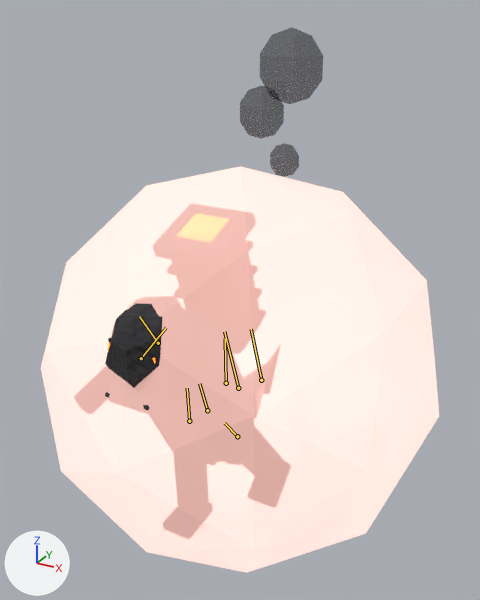
The glTF model public/creatures/flue.glb: old version first, new version second.
Rendered twice from a 50 mm lens placed at (1.021, -1.86, 1.829), pointed at (-0.013, 0.021, 0.888). The axes (+X, +Y, +Z) are drawn at lower left. The lights are the same throughout. The older version comes first. Both versions are drawn at frame 4 of the action 'attack'; the numbers are the values there. The bones that change are drawn over the model as lines.

Objects in the first picture: 'flue_body', 'flue_glow0', 'flue_haze'.
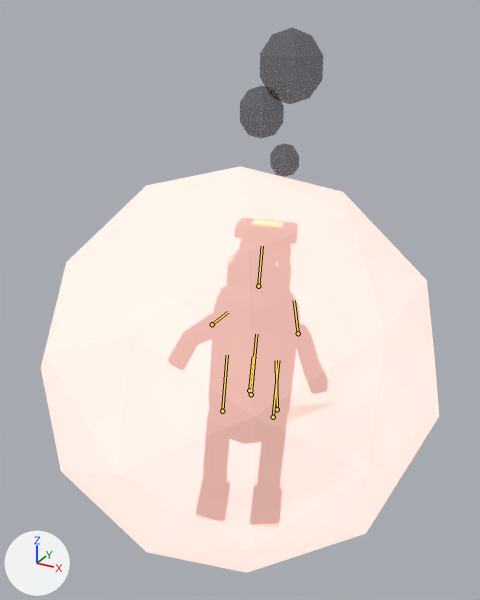
What differs and where, as boxes (x1, y1, x2, y2) in the pictures (480 x 600 px):
'flue_body', posed (23% narrower, 8% shorter): before (74, 203, 291, 540); after (168, 218, 335, 528)
'flue_glow0', posed: before (108, 213, 229, 364); after (230, 219, 283, 266)
bone 'body', root to tip: before (207, 410) to (199, 383); after (249, 390) to (253, 356)
bone 'head', root to tip: before (158, 343) to (139, 316); after (258, 286) to (262, 246)
bone 'tail_0', root to tip: before (238, 388) to (224, 331); after (251, 394) to (256, 334)
bone 'tail_1', root to tip: before (261, 380) to (251, 329); after (277, 409) to (276, 360)
bone 'leg_L', root to tip: before (237, 436) to (224, 423); after (273, 417) to (278, 360)
bone 'arm_L', root to tip: before (226, 383) to (225, 338); after (298, 333) to (294, 300)
bone 'leg_R', root to tip: before (189, 421) to (187, 388); after (222, 411) to (227, 355)
bone 'arm_R', root to tip: before (141, 358) to (166, 327); after (212, 324) to (228, 312)

The edits, one by one:
Bone 'body' (bone_body) moves from (0.0, 0.038, 0.229) to (0.0, -0.045, -0.076).
Bone 'body' (bone_body) turns from (20, 0, 0) to (-11, 23, -4) degrees about its own x, y and z.
Bone 'head' (bone_head) turns from (14, 0, 0) to (-7, -12, 1) degrees about its own x, y and z.
Bone 'tail_0' (bone_tail_0) turns from (0, 10, 0) to (15, -32, -8) degrees about its own x, y and z.
Bone 'tail_1' (bone_tail_1) turns from (0, 3, 0) to (11, -25, -5) degrees about its own x, y and z.
Bone 'leg_L' (bone_leg_l) turns from (20, 0, 0) to (0, 0, 0) degrees about its own x, y and z.
Bone 'arm_L' (bone_arm_l) turns from (-28, 3, 5) to (-24, 5, 11) degrees about its own x, y and z.
Bone 'leg_R' (bone_leg_r) turns from (-17, 0, 0) to (0, 0, 0) degrees about its own x, y and z.
Bone 'arm_R' (bone_arm_r) turns from (-84, -6, -1) to (41, 20, -22) degrees about its own x, y and z.
